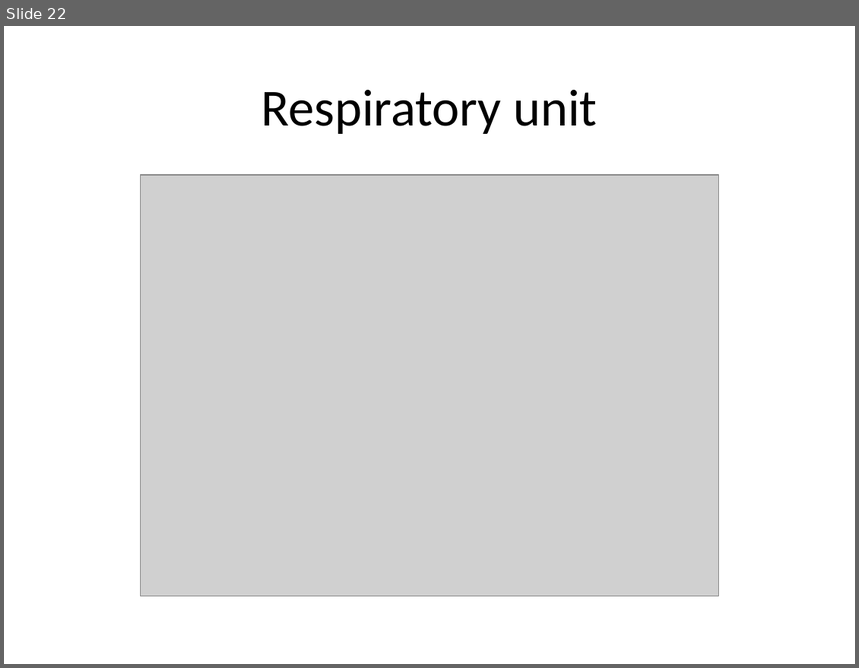
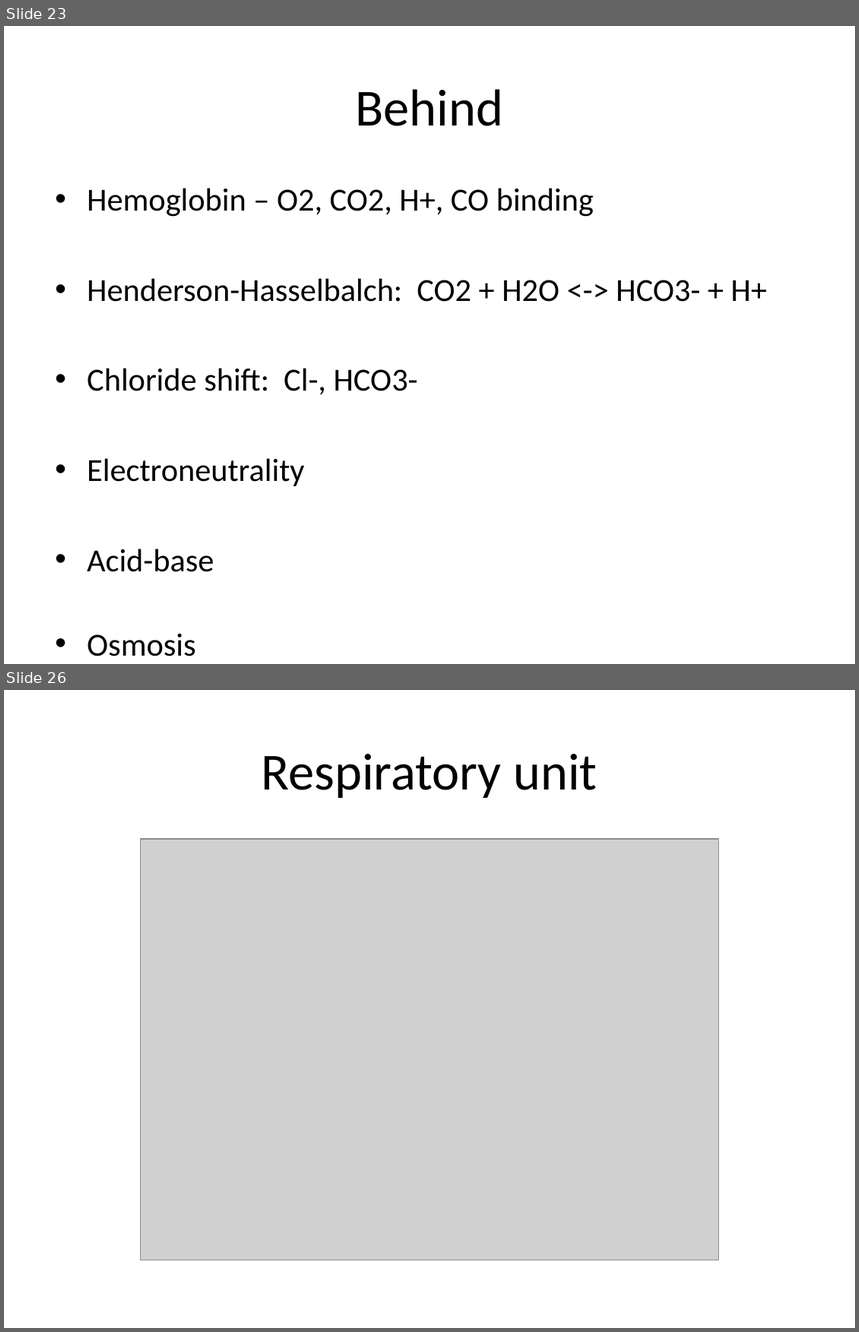
Before and after one commit to MarekMatejak/Physiolibrary, a slide deck: Physiolibrary/Resources/Documentation/Physiolibrary v3.0.pptx. Shown one above the other, each under a label of ours: slide 22 before the commit, slides 23 and 26 after it; the slides between them are not shown. The pictures are 859x668 and 859x1332 pixels, drawn with LibreOffice and Linux fonts; fonts in the diff are those of the drawing; grey boxes stand for pictures. Boxes give left, top, right and bottom in pixels: in the first picture for what was removed or moved away, otherwise in the second. Text is boxed around its words. In the diff, an @@ line names an element or a change of style, - is before the commit and + after.

```diff
--- a/Physiolibrary/Resources/Documentation/Physiolibrary v3.0.pptx
+++ b/Physiolibrary/Resources/Documentation/Physiolibrary v3.0.pptx
@@ slide 23 added at (4,26,855,664), background #FFFFFF @@
@@ title added at (355,89,503,126), 44 pt, text #000000 @@
+Behind
@@ text added at (87,188,767,572), 27.2 pt, text #000000 @@
+• Hemoglobin – O2, CO2, H+, CO binding
+• Henderson-Hasselbalch: CO2 + H2O <-> HCO3- + H+
+• Chloride shift: Cl-, HCO3-
+• Electroneutrality
+• Acid-base
+• Osmosis
@@ what was slide 22 is now slide 26 @@
```
Also in this commit, not shown: 1 slide changed, 10 other slides added, 1 slide removed, 1 other file.
